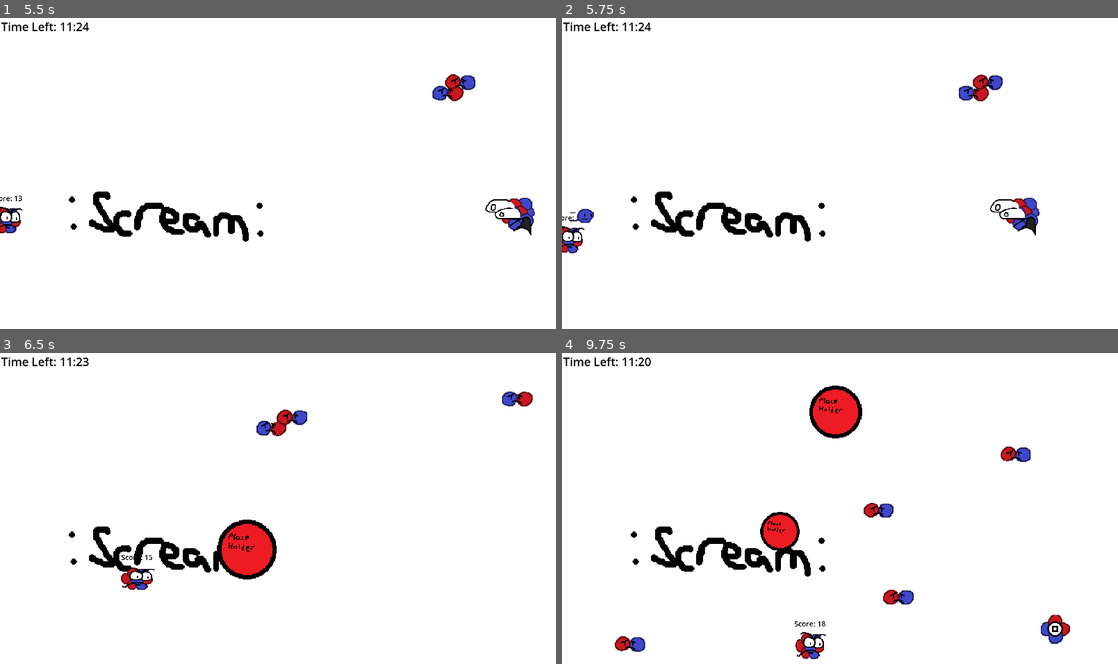
Above: before the commit, frames 1-4 (two rows, left to right).
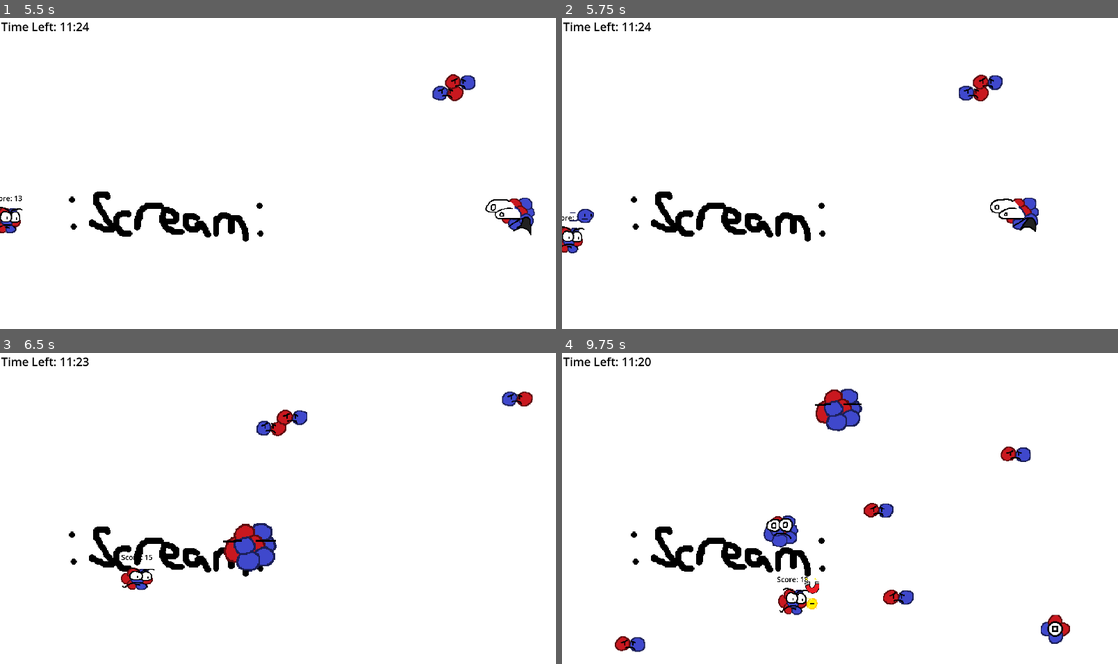
Above: after the commit, the same moments.

Repository: Quill-x/Atom
Game: Godot game, scene res://scenes/Level.tscn
Same seed, same stepped clock (60 frames per second), same inputs: the game is played once before the commit and once after it.
Inputs:
- Up to frame 1 (5.5 s): hold D (Right) 0.53-1.28 s; hold Shift (Slow) 0.53-1.28 s; hold S (Down) 1.28-2.03 s; tap Shift (Slow) at 1.35, 2.85, 4.35 s; hold D (Right) 2.03-2.78 s; hold Shift (Slow) 2.03-2.78 s; hold Up (Up) 2.78-3.53 s; hold Shift (Slow) 3.53-4.28 s; hold A (Left) 3.53-5.03 s; hold S (Down) from 5.03 s (still down); hold Shift (Slow) from 5.03 s (still down)
- Up to frame 2 (5.75 s): keep holding S (Down); keep holding Shift (Slow)
- Up to frame 3 (6.5 s): release S (Down) at 5.78 s; release Shift (Slow) at 5.78 s; hold D (Right) from 5.78 s (still down); tap Shift (Slow) at 5.85 s
- Up to frame 4 (9.75 s): release D (Right) at 6.53 s; hold Up (Up) 6.53-7.28 s; hold Shift (Slow) 6.53-7.28 s; hold D (Right) 7.28-8.03 s; tap Shift (Slow) at 7.35, 8.85 s; hold S (Down) 8.03-8.78 s; hold Shift (Slow) 8.03-8.78 s; hold A (Left) 8.78-9.53 s; hold Up (Up) from 9.53 s (still down); hold Shift (Slow) from 9.53 s (still down)

Frame 1 is identical in both runs. In frame 2, 0.2% of the frame differs, in the area x 77-86%, y 57-70%; in frame 3, 1.6%; in frame 4, 2.8%, in the area x 35-54%, y 10-99%.

Commit message:
Added Beta Minus Animations

Diff:
--- a/scenes/beta_minus.gd
+++ b/scenes/beta_minus.gd
@@ -4,21 +4,33 @@
 var electronInstance = null
 var nucleusScene = preload("res://scenes/sine_nucleus.tscn")
 var nucleusInstance = null
+var animationPlayed = false
 
 func _ready():
 	position.y = RandomNumberGenerator.new().randf_range(-550, 500)
 	position.x = RandomNumberGenerator.new().randf_range(-300, 300)
 
 func _physics_process(delta):
-	if !$AnimationPlayer.is_playing():
+	if !$Nucleus/AnimatedSprite2D.is_playing():
 		if electronInstance == null:
 			electronInstance = electronScene.instantiate()
 			electronInstance.position = position
 			get_tree().root.add_child(electronInstance)
-			electronInstance = null
-		if nucleusInstance == null:
+
+		if nucleusInstance == null and !animationPlayed:
+			$Nucleus/AnimatedSprite2D.play("sneeze")
+			animationPlayed = true
+		if $Nucleus/AnimatedSprite2D.animation == "sneeze" and $Nucleus/AnimatedSprite2D.frame == 4:
 			nucleusInstance = nucleusScene.instantiate()
 			nucleusInstance.position = position
 			get_tree().root.add_child(nucleusInstance)
 			nucleusInstance = null
 			queue_free()
+
+func _on_animated_sprite_2d_animation_finished(anim_name):
+	if $Nucleus/AnimatedSprite2D.animation == "sneeze":
+		nucleusInstance = nucleusScene.instantiate()
+		nucleusInstance.position = position
+		get_tree().root.add_child(nucleusInstance)
+		nucleusInstance = null
+		queue_free()
--- a/scenes/beta_minus.tscn
+++ b/scenes/beta_minus.tscn
@@ -46,7 +46,7 @@
 
 [sub_resource type="Animation" id="Animation_h6lb4"]
 resource_name = "merge"
-length = 3.8
+length = 3.5
 tracks/0/type = "value"
 tracks/0/imported = false
 tracks/0/enabled = true
@@ -114,7 +114,7 @@
 tracks/5/interp = 1
 tracks/5/loop_wrap = true
 tracks/5/keys = {
-"times": PackedFloat32Array(0, 3.03333),
+"times": PackedFloat32Array(0, 3),
 "transitions": PackedFloat32Array(1, 1),
 "update": 1,
 "values": [false, true]
@@ -126,7 +126,7 @@
 tracks/6/interp = 1
 tracks/6/loop_wrap = true
 tracks/6/keys = {
-"times": PackedFloat32Array(3.03333, 3.23333, 3.53333, 3.73333),
+"times": PackedFloat32Array(3, 3.2, 3.36667, 3.5),
 "transitions": PackedFloat32Array(1, 1, 1, 4.59479),
 "update": 0,
 "values": [Color(1, 1, 1, 0), Color(1, 1, 1, 1), Color(1, 1, 1, 1), Color(1, 1, 1, 0)]
@@ -138,7 +138,7 @@
 tracks/7/interp = 1
 tracks/7/loop_wrap = true
 tracks/7/keys = {
-"times": PackedFloat32Array(3.03333, 3.23333),
+"times": PackedFloat32Array(3, 3.2),
 "transitions": PackedFloat32Array(0.34151, 1),
 "update": 0,
 "values": [Vector2(4, 4), Vector2(2, 2)]
@@ -182,27 +182,134 @@
 atlas = ExtResource("3_j4rll")
 region = Rect2(0, 0, 96, 82)
 
-[sub_resource type="AtlasTexture" id="AtlasTexture_kdy4n"]
+[sub_resource type="AtlasTexture" id="AtlasTexture_yhxdy"]
 atlas = ExtResource("3_j4rll")
 region = Rect2(96, 0, 96, 82)
+
+[sub_resource type="AtlasTexture" id="AtlasTexture_tfew1"]
+atlas = ExtResource("3_j4rll")
+region = Rect2(864, 0, 96, 82)
+
+[sub_resource type="AtlasTexture" id="AtlasTexture_sp24t"]
+atlas = ExtResource("3_j4rll")
+region = Rect2(960, 0, 96, 82)
+
+[sub_resource type="AtlasTexture" id="AtlasTexture_p17k0"]
+atlas = ExtResource("3_j4rll")
+region = Rect2(1056, 0, 96, 82)
+
+[sub_resource type="AtlasTexture" id="AtlasTexture_n34qi"]
+atlas = ExtResource("3_j4rll")
+region = Rect2(1152, 0, 96, 82)
+
+[sub_resource type="AtlasTexture" id="AtlasTexture_088ss"]
+atlas = ExtResource("3_j4rll")
+region = Rect2(1248, 0, 96, 82)
+
+[sub_resource type="AtlasTexture" id="AtlasTexture_akghj"]
+atlas = ExtResource("3_j4rll")
+region = Rect2(192, 0, 96, 82)
+
+[sub_resource type="AtlasTexture" id="AtlasTexture_bwehm"]
+atlas = ExtResource("3_j4rll")
+region = Rect2(288, 0, 96, 82)
+
+[sub_resource type="AtlasTexture" id="AtlasTexture_vl0b2"]
+atlas = ExtResource("3_j4rll")
+region = Rect2(384, 0, 96, 82)
+
+[sub_resource type="AtlasTexture" id="AtlasTexture_2whfj"]
+atlas = ExtResource("3_j4rll")
+region = Rect2(480, 0, 96, 82)
+
+[sub_resource type="AtlasTexture" id="AtlasTexture_gh0yd"]
+atlas = ExtResource("3_j4rll")
+region = Rect2(576, 0, 96, 82)
+
+[sub_resource type="AtlasTexture" id="AtlasTexture_mhae3"]
+atlas = ExtResource("3_j4rll")
+region = Rect2(672, 0, 96, 82)
+
+[sub_resource type="AtlasTexture" id="AtlasTexture_2oy6q"]
+atlas = ExtResource("3_j4rll")
+region = Rect2(768, 0, 96, 82)
 
 [sub_resource type="SpriteFrames" id="SpriteFrames_lghvv"]
 animations = [{
 "frames": [{
 "duration": 1.0,
 "texture": SubResource("AtlasTexture_g1m3d")
+}, {
+"duration": 1.0,
+"texture": SubResource("AtlasTexture_yhxdy")
 }],
 "loop": true,
 "name": &"default",
-"speed": 5.0
+"speed": 10.0
 }, {
 "frames": [{
-"duration": 1.0,
-"texture": SubResource("AtlasTexture_kdy4n")
+"duration": 0.5,
+"texture": SubResource("AtlasTexture_tfew1")
+}, {
+"duration": 0.5,
+"texture": SubResource("AtlasTexture_sp24t")
+}, {
+"duration": 5.0,
+"texture": SubResource("AtlasTexture_p17k0")
+}, {
+"duration": 0.5,
+"texture": SubResource("AtlasTexture_n34qi")
+}, {
+"duration": 1.0,
+"texture": SubResource("AtlasTexture_088ss")
 }],
-"loop": true,
+"loop": false,
+"name": &"sneeze",
+"speed": 10.0
+}, {
+"frames": [{
+"duration": 1.0,
+"texture": SubResource("AtlasTexture_akghj")
+}, {
+"duration": 1.0,
+"texture": SubResource("AtlasTexture_bwehm")
+}, {
+"duration": 1.0,
+"texture": SubResource("AtlasTexture_vl0b2")
+}, {
+"duration": 1.0,
+"texture": SubResource("AtlasTexture_akghj")
+}, {
+"duration": 1.0,
+"texture": SubResource("AtlasTexture_bwehm")
+}, {
+"duration": 1.0,
+"texture": SubResource("AtlasTexture_vl0b2")
+}, {
+"duration": 1.0,
+"texture": SubResource("AtlasTexture_akghj")
+}, {
+"duration": 1.0,
+"texture": SubResource("AtlasTexture_vl0b2")
+}, {
+"duration": 1.0,
+"texture": SubResource("AtlasTexture_bwehm")
+}, {
+"duration": 0.5,
+"texture": SubResource("AtlasTexture_2whfj")
+}, {
+"duration": 0.5,
+"texture": SubResource("AtlasTexture_gh0yd")
+}, {
+"duration": 1.0,
+"texture": SubResource("AtlasTexture_mhae3")
+}, {
+"duration": 3.0,
+"texture": SubResource("AtlasTexture_2oy6q")
+}],
+"loop": false,
 "name": &"stay",
-"speed": 5.0
+"speed": 10.0
 }]
 
 [sub_resource type="CircleShape2D" id="CircleShape2D_g58qg"]
@@ -222,7 +329,7 @@
 speed_scale = 0.6
 
 [node name="Neutron" type="CharacterBody2D" parent="."]
-position = Vector2(-1300, 0)
+position = Vector2(-1500, 0)
 collision_layer = 0
 collision_mask = 0
 script = ExtResource("1_u6htj")
@@ -244,7 +351,7 @@
 shape = SubResource("CircleShape2D_7pkcv")
 
 [node name="Nucleus" type="CharacterBody2D" parent="."]
-position = Vector2(1300, 0)
+position = Vector2(1500, 0)
 scale = Vector2(2, 2)
 collision_layer = 0
 collision_mask = 0
@@ -252,10 +359,12 @@
 
 [node name="AnimatedSprite2D" type="AnimatedSprite2D" parent="Nucleus"]
 sprite_frames = SubResource("SpriteFrames_lghvv")
+animation = &"sneeze"
 autoplay = "default"
 offset = Vector2(5.925, -1.515)
 
 [node name="Area2D" type="Area2D" parent="Nucleus"]
+position = Vector2(6.5, 0)
 
 [node name="CollisionShape2D" type="CollisionShape2D" parent="Nucleus/Area2D"]
 position = Vector2(14.5, -2)
@@ -266,9 +375,10 @@
 shape = SubResource("CircleShape2D_6tdh8")
 
 [node name="Symbol" type="Sprite2D" parent="."]
-position = Vector2(30, 0)
+position = Vector2(57, -104)
 scale = Vector2(2, 2)
 texture = ExtResource("5_d7ogd")
 
 [connection signal="area_entered" from="Neutron/Area2D" to="Neutron" method="_on_area_2d_area_entered"]
+[connection signal="animation_finished" from="Nucleus/AnimatedSprite2D" to="." method="_on_animated_sprite_2d_animation_finished"]
 [connection signal="area_entered" from="Nucleus/Area2D" to="Nucleus" method="_on_area_2d_area_entered"]
--- a/scenes/sine_nucleus.tscn
+++ b/scenes/sine_nucleus.tscn
@@ -1,21 +1,35 @@
-[gd_scene load_steps=7 format=3 uid="uid://cnj1n34r8sli7"]
+[gd_scene load_steps=9 format=3 uid="uid://cnj1n34r8sli7"]
 
 [ext_resource type="Script" path="res://scenes/sine_nucleus.gd" id="1_6xgmh"]
 [ext_resource type="Texture2D" uid="uid://bljckemtyyrn0" path="res://images/betaminus.png" id="2_f3o12"]
 
-[sub_resource type="AtlasTexture" id="AtlasTexture_rugb0"]
+[sub_resource type="AtlasTexture" id="AtlasTexture_qtv5o"]
 atlas = ExtResource("2_f3o12")
-region = Rect2(96, 0, 96, 82)
+region = Rect2(1344, 0, 96, 82)
+
+[sub_resource type="AtlasTexture" id="AtlasTexture_t7uxc"]
+atlas = ExtResource("2_f3o12")
+region = Rect2(1440, 0, 96, 82)
+
+[sub_resource type="AtlasTexture" id="AtlasTexture_oo4xt"]
+atlas = ExtResource("2_f3o12")
+region = Rect2(1536, 0, 96, 82)
 
 [sub_resource type="SpriteFrames" id="SpriteFrames_mmo5y"]
 animations = [{
 "frames": [{
 "duration": 1.0,
-"texture": SubResource("AtlasTexture_rugb0")
+"texture": SubResource("AtlasTexture_qtv5o")
+}, {
+"duration": 1.0,
+"texture": SubResource("AtlasTexture_t7uxc")
+}, {
+"duration": 1.0,
+"texture": SubResource("AtlasTexture_oo4xt")
 }],
 "loop": true,
 "name": &"default",
-"speed": 5.0
+"speed": 10.0
 }]
 
 [sub_resource type="CircleShape2D" id="CircleShape2D_7uh8v"]
@@ -34,13 +48,16 @@
 position = Vector2(12, -3)
 scale = Vector2(2, 2)
 sprite_frames = SubResource("SpriteFrames_mmo5y")
+autoplay = "default"
+frame = 2
+frame_progress = 1.0
 
 [node name="CollisionShape2D" type="CollisionShape2D" parent="."]
 position = Vector2(27, -4)
 shape = SubResource("CircleShape2D_7uh8v")
 
 [node name="Area2D" type="Area2D" parent="."]
-position = Vector2(28, -3)
+position = Vector2(42, -5)
 
 [node name="CollisionShape2D" type="CollisionShape2D" parent="Area2D"]
 position = Vector2(-1, 0)
Binary file changed: images/betaminus.png
Not shown: 1 places in scenes/beta_minus.tscn that only renumber resources
